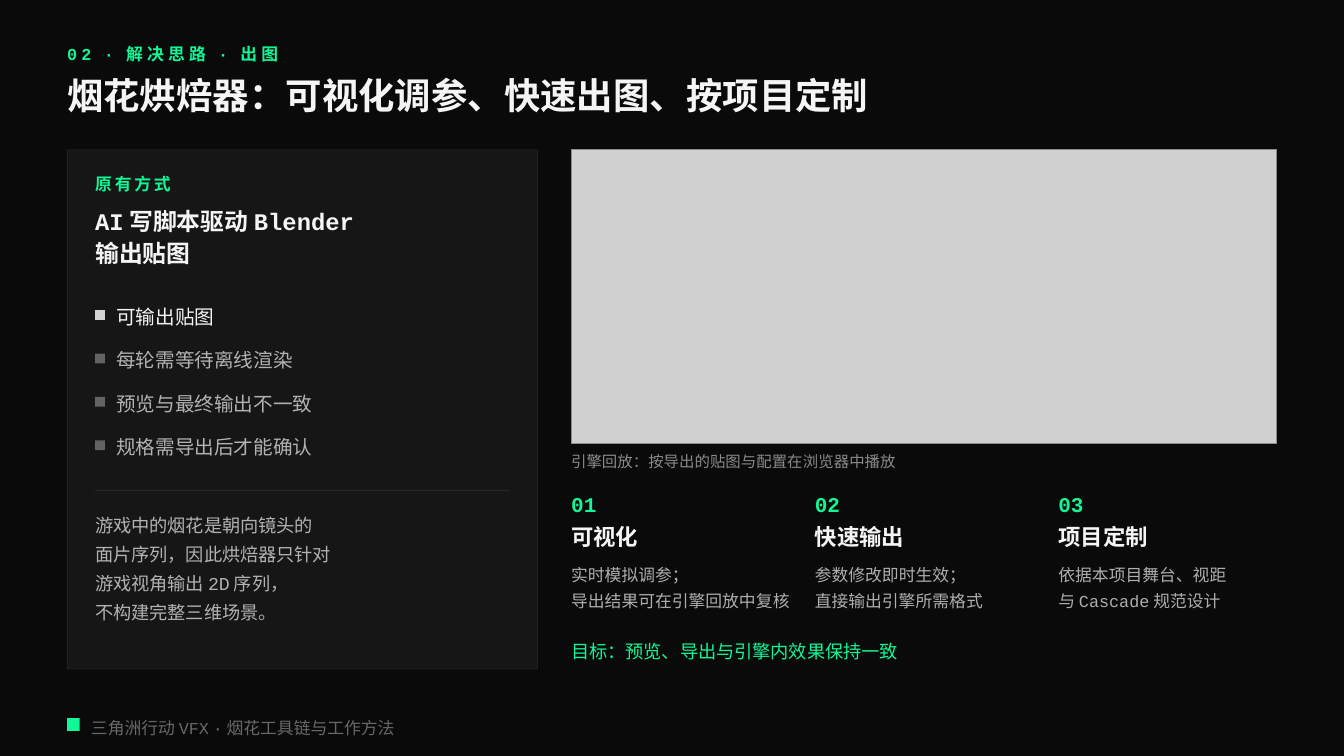
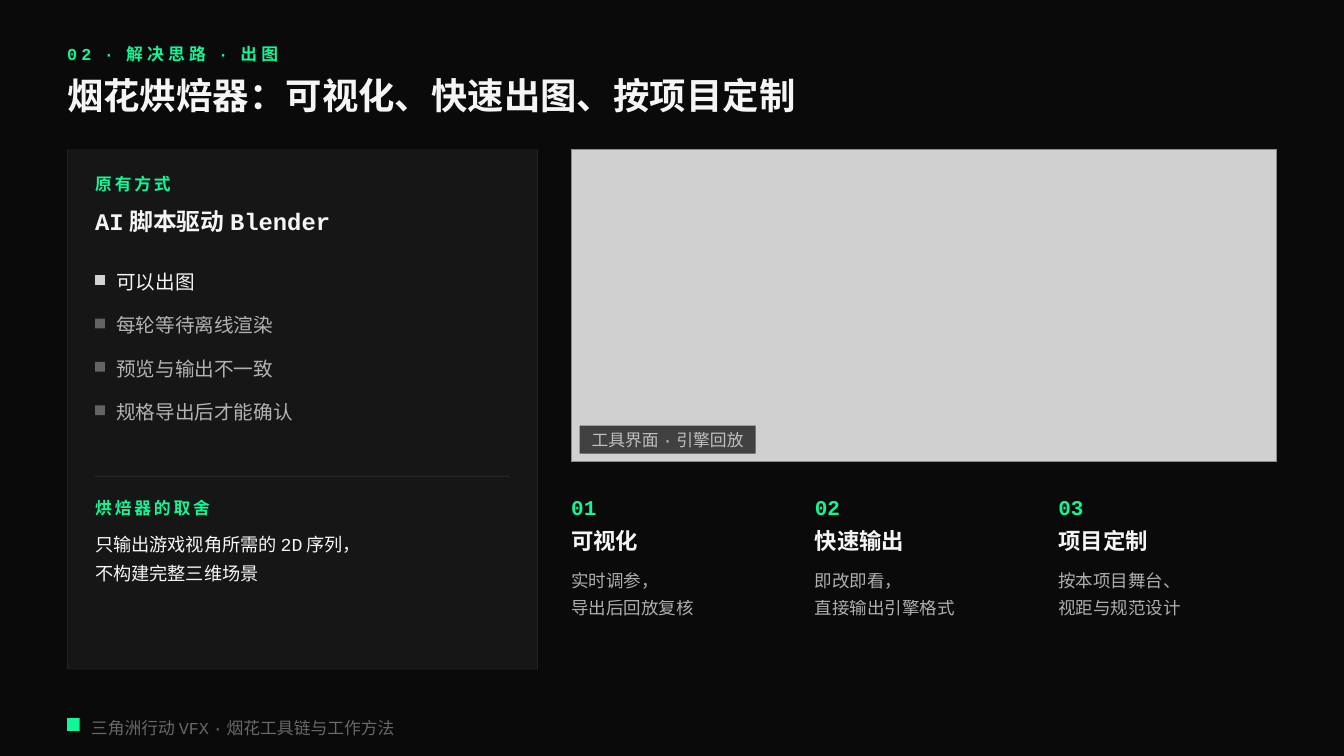
Before and after one commit to loccmaiii-lang/FireWorksLab, a slide deck: slide 7 of 协作/提示词/分享PPT交接_2026-10-29/第三版交付/烟花秀AI全流程_第三版.pptx. Drawn at 1344x756 pixels with LibreOffice and Linux fonts; fonts in the diff are those of the drawing; grey boxes stand for pictures. Boxes give left, top, right and bottom in pixels: in the first picture for what was removed or moved away, otherwise in the second. Text is boxed around its words. In the diff, an @@ line names an element or a change of style, - is before the commit and + after.

```diff
--- a/协作/提示词/分享PPT交接_2026-10-29/第三版交付/烟花秀AI全流程_第三版.pptx
+++ b/协作/提示词/分享PPT交接_2026-10-29/第三版交付/烟花秀AI全流程_第三版.pptx
@@ text at (x1=67, y1=78, x2=795, y2=113): text changed @@
-烟花烘焙器：可视化调参、快速出图、按项目定制
+烟花烘焙器：可视化、快速出图、按项目定制
@@ picture resized from (x1=572, y1=150, x2=1277, y2=445) to (x1=572, y1=150, x2=1277, y2=463) @@
@@ text at (x1=95, y1=209, x2=330, y2=232): text changed @@
-AI 写脚本驱动 Blender
-输出贴图
+AI 脚本驱动 Blender
@@ text at (x1=116, y1=272, x2=194, y2=291): text changed @@
-可输出贴图
+可以出图
@@ text at (x1=116, y1=316, x2=273, y2=334): text changed @@
-每轮需等待离线渲染
+每轮等待离线渲染
@@ text at (x1=116, y1=359, x2=273, y2=378): text changed @@
-预览与最终输出不一致
+预览与输出不一致
@@ 4 rectangles moved together from (x1=95, y1=311, x2=105, y2=451) to (x1=95, y1=275, x2=105, y2=415) @@
@@ text at (x1=116, y1=403, x2=293, y2=421): text changed @@
-规格需导出后才能确认
+规格导出后才能确认
@@ rectangle added at (x1=580, y1=425, x2=756, y2=454), fill #0A0A0A at 72% opacity @@
@@ text added at (x1=592, y1=432, x2=743, y2=448), 12 pt, text #F5F5F5 at 70% opacity @@
+工具界面 · 引擎回放
@@ rectangle moved from (x1=95, y1=490, x2=509, y2=491) to (x1=95, y1=476, x2=509, y2=477) @@
@@ text removed at (x1=571, y1=454, x2=895, y2=468) @@
-引擎回放：按导出的贴图与配置在浏览器中播放
@@ text added at (x1=95, y1=499, x2=210, y2=516), 12 pt, text #0FF796, bold @@
+烘焙器的取舍
@@ text at (x1=95, y1=535, x2=360, y2=582): text changed; text colour #F5F5F5 at 70% opacity to #F5F5F5 @@
-游戏中的烟花是朝向镜头的
-面片序列，因此烘焙器只针对
-游戏视角输出 2D 序列，
-不构建完整三维场景。
+只输出游戏视角所需的 2D 序列，
+不构建完整三维场景
@@ 3 texts moved together from (x1=571, y1=526, x2=1147, y2=547) to (x1=571, y1=530, x2=1147, y2=551) @@
@@ text at (x1=571, y1=572, x2=693, y2=616): text changed; size 12 to 12.5 pt @@
-实时模拟调参；
-导出结果可在引擎回放中复核
+实时调参，
+导出后回放复核
@@ text at (x1=815, y1=573, x2=955, y2=616): text changed; size 12 to 12.5 pt @@
-参数修改即时生效；
-直接输出引擎所需格式
+即改即看，
+直接输出引擎格式
@@ text at (x1=1058, y1=572, x2=1180, y2=616): text changed; size 12 to 12.5 pt @@
-依据本项目舞台、视距
-与 Cascade 规范设计
+按本项目舞台、
+视距与规范设计
@@ text removed at (x1=571, y1=642, x2=898, y2=660) @@
-目标：预览、导出与引擎内效果保持一致
```
Also in this commit, not shown: 23 other slides changed, 5 other files.
